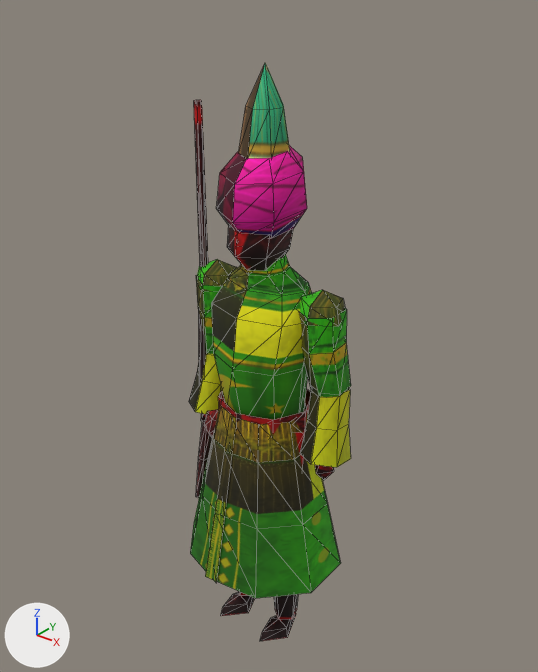
Two versions of the glTF model ordo/assets/models/units/kok_sarboz.glb, one commit apart.
Both versions are drawn from a 50 mm camera at (1.41, -1.74, 2.36) aimed at (-0.02, 0.05, 1.25). Every picture has the same lights, and +X, +Y and +Z are marked at lower left. The older version comes first. Mesh edges are drawn as thin lines. Vertices at exactly the same position are counted once.

Before the edit, the objects in view are built like this:
```python
me_kok_sarboz = bpy.data.meshes.new('kok_sarboz')
me_kok_sarboz.from_pydata(...)  # 441 vertices, 594 faces; spans x -0.33..0.33, y -0.28..0.26, z 0.03..2.14
me_kok_sarboz.materials.append(mat_kokand_units)
ob_kok_sarboz = bpy.data.objects.new('kok_sarboz', me_kok_sarboz)
ob_kok_sarboz.location = (0.0, 0.0, 0.0)
```
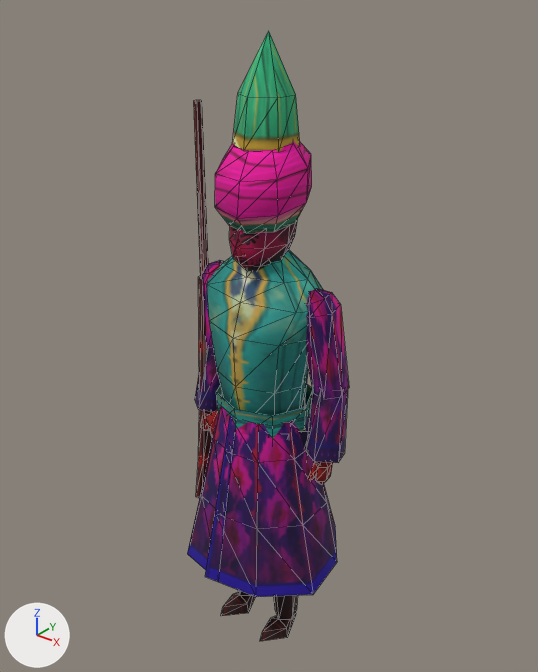
Where the change shows, as pixel boxes [x1, y1, x2, y2] in the pictures (538 x 672 px; the box of a moved part takes in the faces that stretch with it):
'kok_sarboz', reshaped
    before: [189, 62, 351, 641]
    after: [187, 30, 349, 641]
part 1 of me_kok_sarboz, moved or reshaped
    before: [218, 389, 310, 435]
    after: [216, 385, 313, 439]
part 2 of me_kok_sarboz, rebuilt (7% wider)
    before: [216, 145, 307, 238]
    after: [215, 141, 312, 233]
part 3 of me_kok_sarboz, rebuilt
    before: [189, 354, 222, 414]
    after: [195, 347, 221, 412]
part 4 of me_kok_sarboz, rebuilt (15% narrower, 16% taller)
    before: [196, 275, 222, 354]
    after: [202, 260, 224, 352]
part 5 of me_kok_sarboz, rebuilt (17% narrower, 7% shorter)
    before: [300, 388, 351, 467]
    after: [306, 390, 348, 463]
part 6 of me_kok_sarboz, rebuilt
    before: [298, 307, 351, 397]
    after: [306, 288, 349, 399]
part 7 of me_kok_sarboz, rebuilt (30% wider, 27% taller)
    before: [238, 62, 290, 158]
    after: [232, 30, 300, 152]
part 8 of me_kok_sarboz, rebuilt (mostly hidden)
    before: [295, 432, 304, 466]
    after: [298, 431, 308, 455]
part 9 of me_kok_sarboz, rebuilt
    before: [315, 465, 334, 480]
    after: [315, 462, 333, 484]
part 10 of me_kok_sarboz, rebuilt (mostly hidden)
    before: [201, 414, 206, 423]
    after: [200, 412, 212, 428]
part 11 of me_kok_sarboz, added (red)
    after: [229, 219, 298, 271]
part 12 of me_kok_sarboz, deleted
    before: [197, 259, 237, 291]
part 13 of me_kok_sarboz, deleted
    before: [300, 290, 345, 326]
part 14 of me_kok_sarboz, reshaped
    before: [199, 226, 308, 632]
    after: [198, 249, 323, 632]
part 15 of me_kok_sarboz, recoloured
    both: [190, 100, 337, 624]

The edits, one by one:
me_kok_sarboz is used by ob_kok_sarboz; location (0.0, 0.0, 0.0).
me_kok_sarboz had 441 vertices, 594 faces and spanned x -0.33..0.33, y -0.28..0.26, z 0.03..2.14.
me_kok_sarboz now has 411 vertices, 559 faces and spans x -0.32..0.32, y -0.28..0.27, z 0.03..2.22.
me_kok_sarboz part 1: the loose piece of 18 vertices spanning x -0.17..0.17, y -0.15..0.15, z 0.95..1.05 is scaled about its middle by (1.01, 1.01, 1.32), then moved by (0.0, 0.0, 0.01).
me_kok_sarboz part 2: the loose piece of 32 vertices spanning x -0.14..0.14, y -0.15..0.12, z 1.65..1.91 is rebuilt with 32 vertices and now spans x -0.14..0.14, y -0.16..0.15, z 1.67..1.93.
me_kok_sarboz part 3: the loose piece of 18 vertices spanning x -0.33..-0.19, y -0.09..0.1, z 0.9..1.16 is rebuilt with 10 vertices and now spans x -0.32..-0.19, y -0.07..0.08, z 0.9..1.17.
me_kok_sarboz part 4: the loose piece of 18 vertices spanning x -0.3..-0.15, y -0.07..0.1, z 1.14..1.43 is rebuilt with 24 vertices and now spans x -0.3..-0.14, y -0.06..0.09, z 1.13..1.49.
me_kok_sarboz part 5: the loose piece of 18 vertices spanning x 0.19..0.33, y -0.09..0.1, z 0.9..1.16 is rebuilt with 10 vertices and now spans x 0.19..0.32, y -0.07..0.08, z 0.9..1.17.
me_kok_sarboz part 6: the loose piece of 18 vertices spanning x 0.15..0.3, y -0.07..0.1, z 1.14..1.43 is rebuilt with 24 vertices and now spans x 0.14..0.3, y -0.06..0.09, z 1.13..1.49.
me_kok_sarboz part 7: the loose piece of 17 vertices spanning x -0.08..0.08, y -0.08..0.08, z 1.88..2.14 is rebuilt with 15 vertices and now spans x -0.09..0.09, y -0.1..0.11, z 1.9..2.22.
me_kok_sarboz part 8: the loose piece of 15 vertices spanning x 0.02..0.2, y -0.11..0.07, z 0.54..0.99 is rebuilt with 8 vertices and now spans x 0.02..0.19, y -0.09..0.09, z 0.52..0.98.
me_kok_sarboz part 9: the loose piece of 6 vertices spanning x 0.22..0.3, y -0.06..0.04, z 0.81..0.93 is rebuilt with 12 vertices and now spans x 0.24..0.29, y -0.06..0.02, z 0.81..0.91.
me_kok_sarboz part 10: the loose piece of 6 vertices spanning x -0.3..-0.22, y -0.06..0.04, z 0.81..0.93 is rebuilt with 12 vertices and now spans x -0.29..-0.24, y -0.06..0.02, z 0.81..0.91.
me_kok_sarboz part 11: a new loose piece of 26 vertices spanning x -0.1..0.1, y -0.14..0.11, z 1.51..1.72, in mat_kokand_units.
me_kok_sarboz part 12: the loose piece of 11 vertices spanning x -0.3..-0.14, y -0.07..0.07, z 1.4..1.5 is deleted.
me_kok_sarboz part 13: the loose piece of 11 vertices spanning x 0.14..0.3, y -0.07..0.07, z 1.4..1.5 is deleted.
Part 14, on me_kok_sarboz:
56 vertices are removed from x -0.27..0.16, y -0.14..0.09, z 0.1..1.73.
126 faces are deleted.
6 vertices in x -0.14..0.14, y -0.1..0.02, z 0.52..0.54 move by (0.0, 0.0, 0.01).
4 vertices in x -0.2..0.2, y -0.1..-0.01, z 1.39 move by (0.0, -0.01, -0.06).
4 vertices in x -0.14..0.14, y 0.04, z 0.32 move by (0.0, -0.01, 0.11).
3 vertices in x -0.15..0.15, y 0.08..0.13, z 1.39 move by (0.0, 0.0, -0.06).
3 vertices in x -0.05..0.05, y -0.08..-0.06, z 1.57 move by (0.0, 0.0, 0.02).
42 vertices move from x -0.29..0.29, y -0.28..0.26, z 0.32..1.59 to x -0.3..0.3, y -0.27..0.27, z 0.4..1.59.
40 vertices are added at x -0.26..0.26, y -0.15..0.12, z 0.09..1.65.
81 new faces join them.
me_kok_sarboz part 15: 192 kept faces spanning x -0.3..0.3, y -0.28..0.27, z 0.03..2.01 get new vertex colours.
Other edits to the shape of me_kok_sarboz do not show in these pictures.
